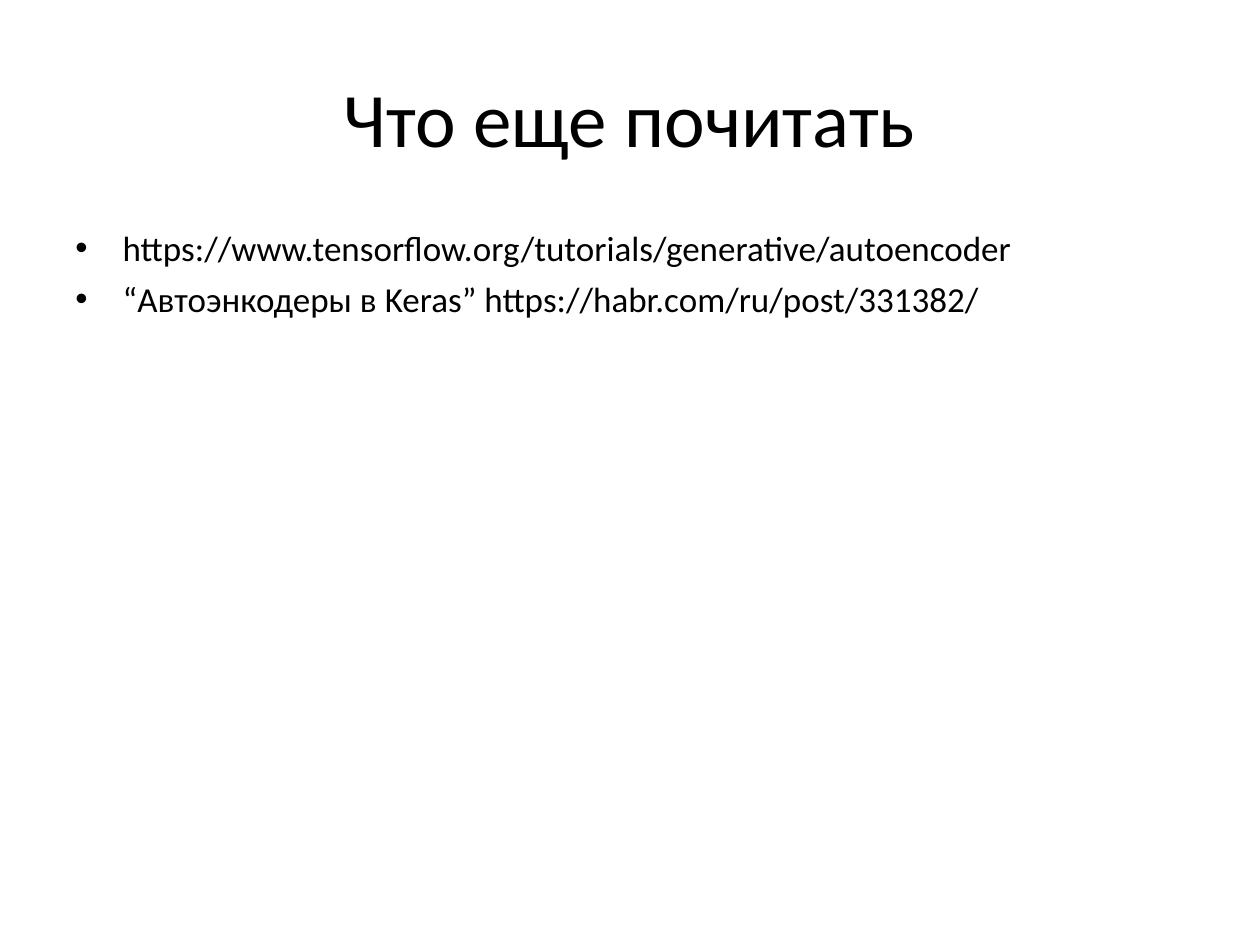
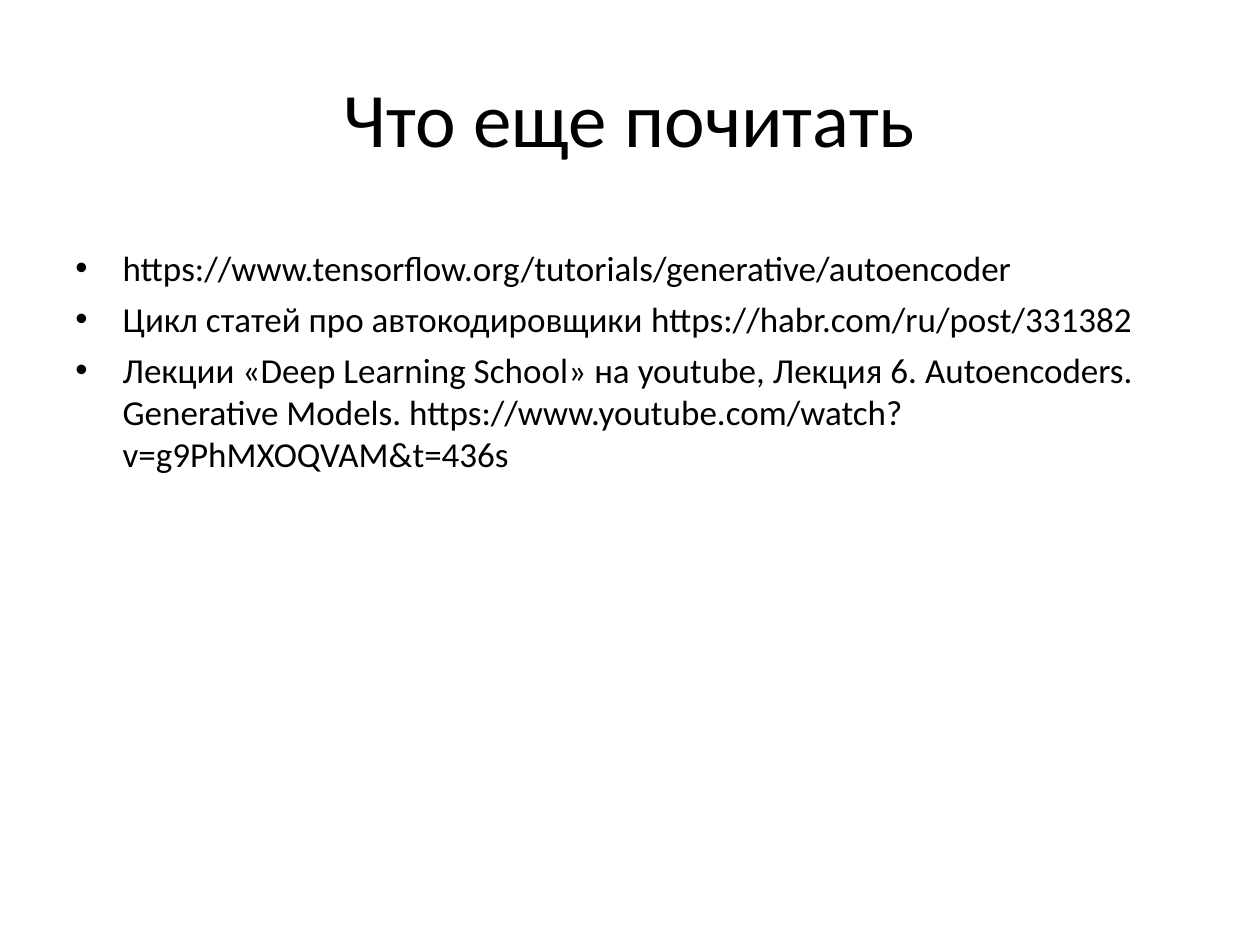
Before and after one commit to CyberLympha/Data-Science-Course, a slide deck: slide 18 of презентации/Автокодировщики.ppt. Drawn at 1260x945 pixels with LibreOffice and Linux fonts; fonts in the diff are those of the drawing. Boxes give left, top, right and bottom in pixels: in the first picture for what was removed or moved away, otherwise in the second. Text is boxed around its words. In the diff, an @@ line names an element or a change of style, - is before the commit and + after.

Commit message:
Update Автокодировщики.ppt
Обновлена презентация "Автокодировщики": поправлены и добавлены ссылки на материалы.

```diff
--- a/презентации/Автокодировщики.ppt
+++ b/презентации/Автокодировщики.ppt
@@ text "https://www.tensorflow.org/tutorials/generative/autoencoder" moved from (x1=123, y1=236, x2=1011, y2=318) to (x1=123, y1=256, x2=1132, y2=473) @@
@@ text at (x1=123, y1=307, x2=1132, y2=473): text changed @@
-• “Автоэнкодеры в Keras” https://habr.com/ru/post/331382/
+• Цикл статей про автокодировщики https://habr.com/ru/post/331382
+• Лекции «Deep Learning School» на youtube, Лекция 6. Autoencoders. Generative Models. https://www.youtube.com/watch?v=g9PhMXOQVAM&t=436s
```
Also in this commit, not shown: 5 other slides changed.
